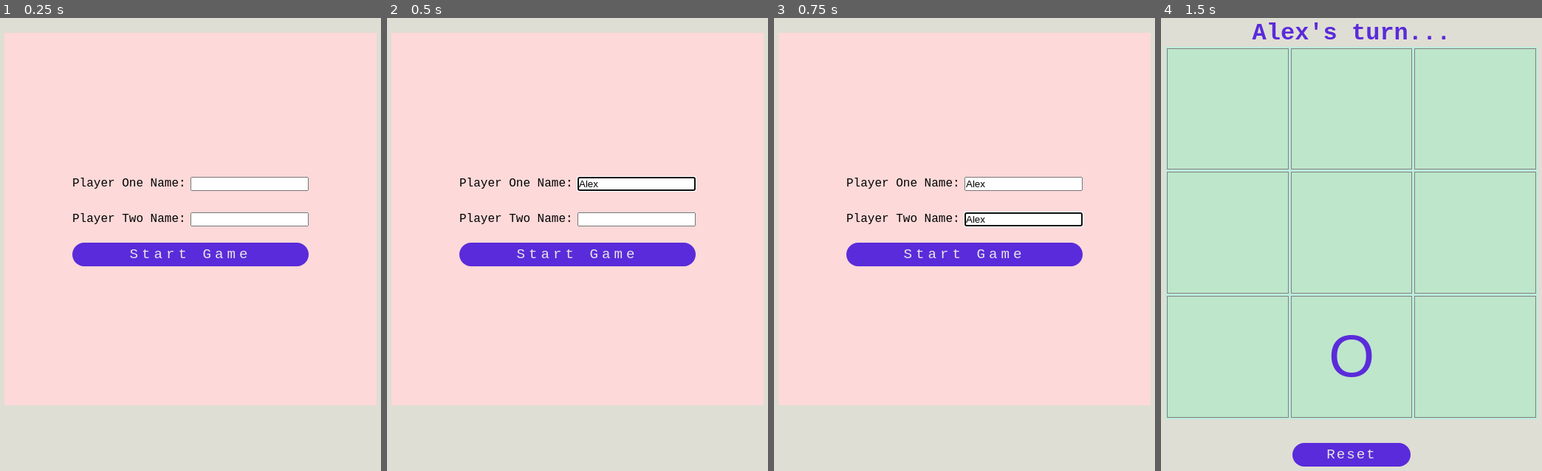
Above: before the commit, frames 1-4 (left to right).
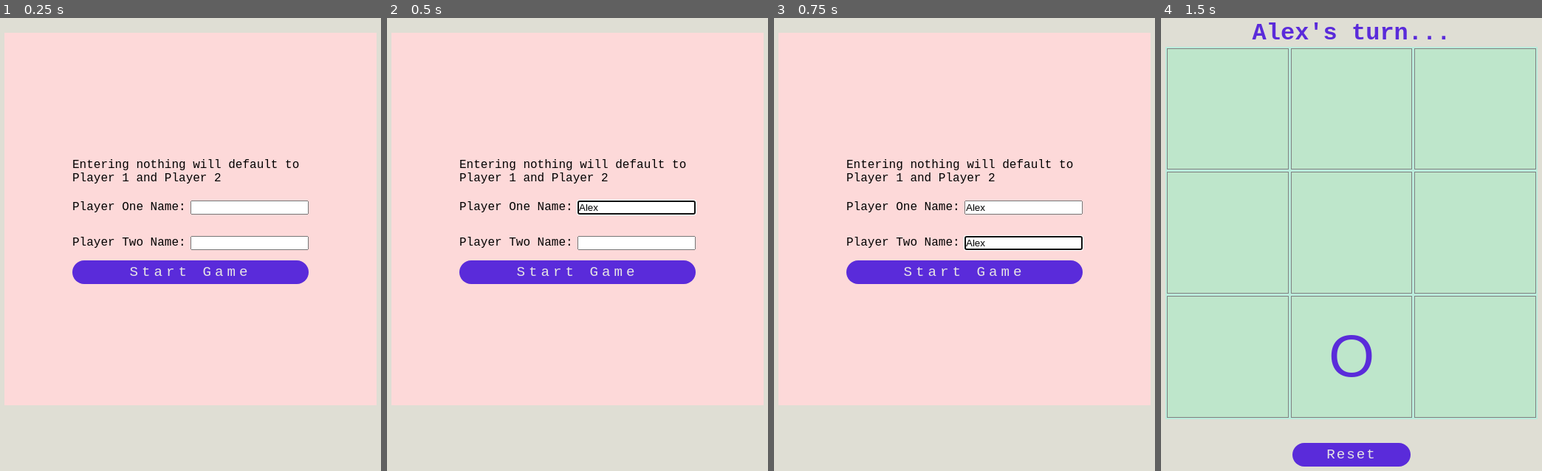
Above: after the commit, the same moments.

Repository: eyon24/top-tictactoe
Game: browser game, page index.html
The game is run twice, just before and just after one commit, with the same random seed, the same clock (stepped at 60 frames per second) and the same inputs.
Inputs (mouse positions are in pixels of both pictures, inside the frame that each line leads up to; where the layout moved, square brackets give the same spot in the first picture):
- Up to frame 1 (0.25 s): no input
- Up to frame 2 (0.5 s): click (638, 208) [638, 185] at 0.27 s; type "Alex" at 0.27 s
- Up to frame 3 (0.75 s): click (1025, 244) [1025, 217] at 0.52 s; type "Alex" at 0.52 s
- Up to frame 4 (1.5 s): click "Start Game" at 0.77 s; click (1351, 357) at 1.27 s

The runs differ from the first frame. In frame 1, 9.2% of the frame differs, in the area x 18-82%, y 31-59%; in frame 2, 9.4%; in frame 3, 9.3%; in frame 4, nothing differs.

Commit message:
final commit

Diff:
--- a/index.html
+++ b/index.html
@@ -12,6 +12,7 @@
       <div class="board">
         <div class="modal">
           <form class="modal-form">
+            <span>Entering nothing will default to Player 1 and Player 2</span>
             <label for="playerOne">Player One Name: </label>
             <input class="playerOne" type="text" name="playerOne" value="" />
             <label for="playerTwo">Player Two Name: </label>
--- a/styles.css
+++ b/styles.css
@@ -61,6 +61,10 @@
   grid-template-rows: 3rem 3rem 3rem;
 }
 
+.modal-form span {
+  grid-column: 1 / 3;
+}
+
 .modal-form button,
 .reset {
   font-family: "Courier New", Courier, monospace;
